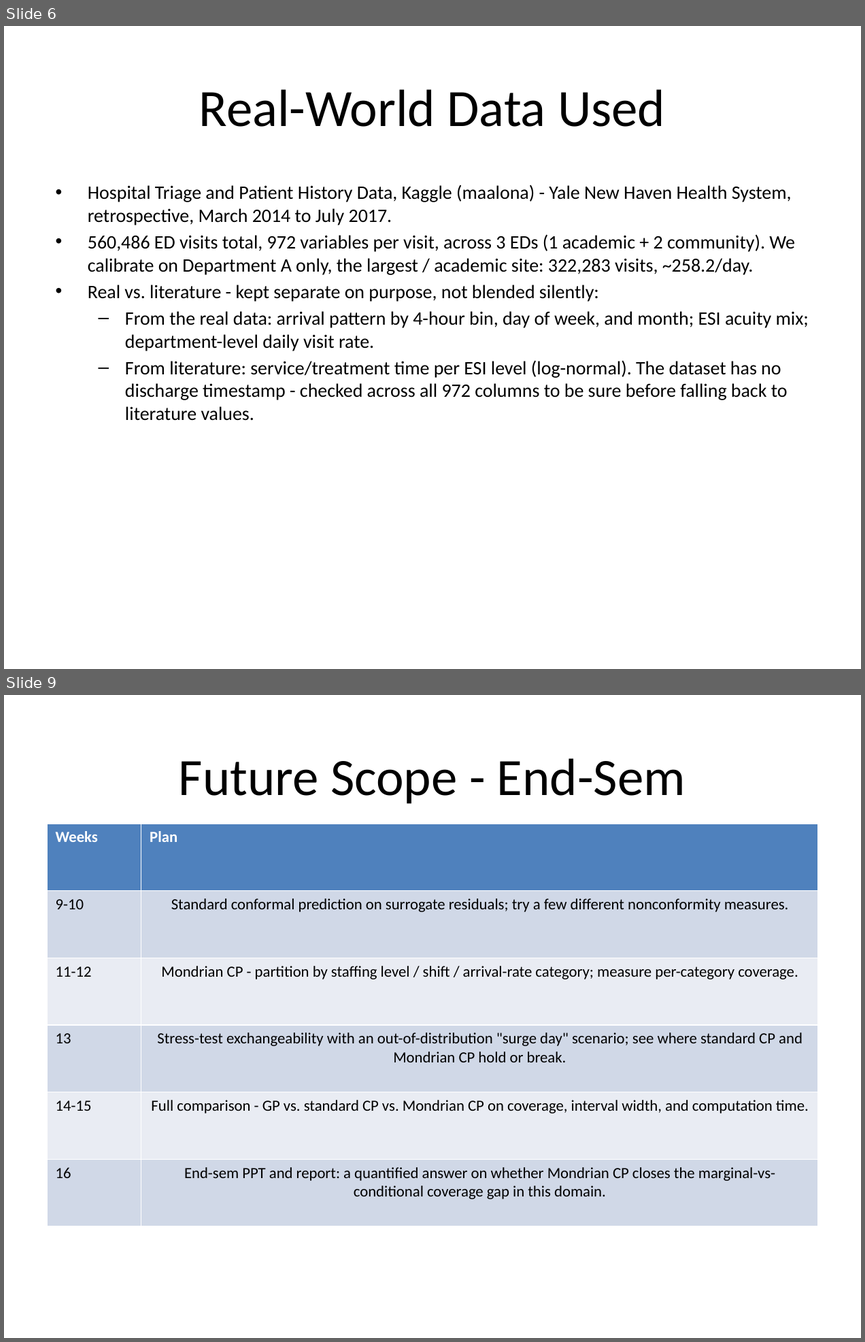
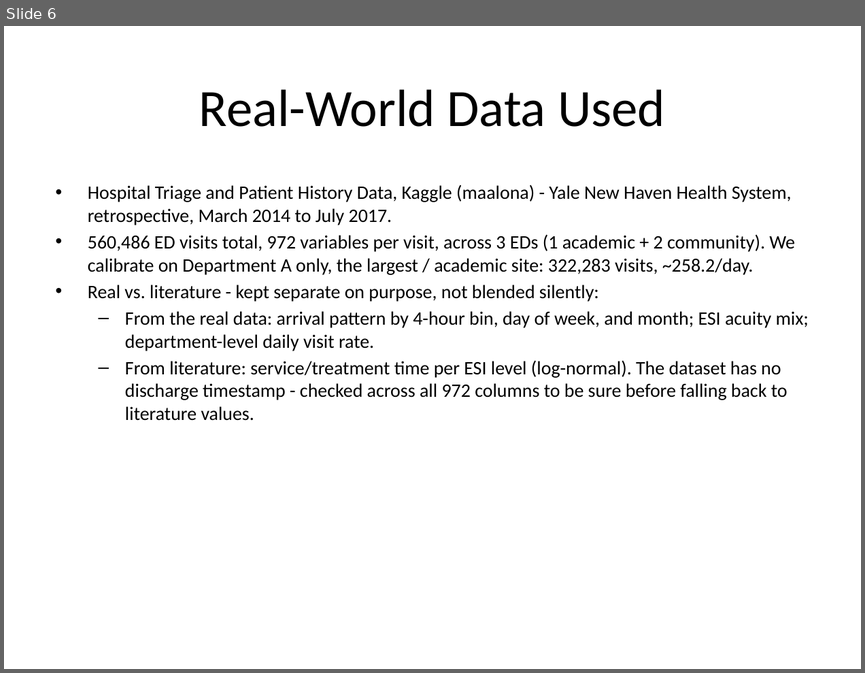
Before and after one commit to DUNE-ODYSSEY/Mondrian-Conformal-Prediction-On-Discrete-Event-Simulation, a slide deck: slides/mid_sem_presentation.pptx. Shown one above the other, each under a label of ours: slides 6 and 9 before the commit, slide 6 after it; the slides between them are not shown. The pictures are 865x1342 and 865x673 pixels, drawn with LibreOffice and Linux fonts; fonts in the diff are those of the drawing. Boxes give left, top, right and bottom in pixels: in the first picture for what was removed or moved away, otherwise in the second. Text is boxed around its words. In the diff, an @@ line names an element or a change of style, - is before the commit and + after.

Commit message:
Update mid-sem PPT with real final results, not the mid-project snapshot
The deck still had a literature-review slide explicitly marked as a
placeholder (counts unknown at the time) and a "Future Scope - End-Sem"
slide describing weeks 9-16 as a future plan - both stale now that the
whole project, plus a substantial extension beyond it, is complete.

- Slide 8: real literature review numbers (30 papers, 5 categories, plus
  10 DES-calibration cross-check papers), replacing the "[ ]" placeholders.
- Slide 7: dropped the "~50%" framing now that this phase is long done.
- Slide 9: replaced the forward-looking weekly plan with the actual final
  result - marginal coverage comparison (GP/Standard/Mondrian, 30-repeat
  significance-tested) and the real worst-category number (68.2% pooled
  vs 90.9% Mondrian), verified against results/tables/mondrian_cp_detail.csv.
- New slide 10: summarizes the work that went beyond the original roadmap
  (CQR, CRC, ACI, weighted CP, 5-architecture benchmark, cross-site
  replication, dashboard/capacity optimization, the book report).

Also fixed a real layout bug caught by rendering each slide to PNG via
PowerPoint COM automation: slides 7 and 9's longer titles wrapped to two
lines at the default title font size and overlapped the table beneath -
fixed by reducing title font size on those two slides.

```diff
--- a/slides/mid_sem_presentation.pptx
+++ b/slides/mid_sem_presentation.pptx
@@ slide 9 removed at box(4, 695, 861, 1338), background #FFFFFF @@
@@ title removed at box(179, 758, 685, 804) @@
-Future Scope - End-Sem
@@ table removed at box(47, 824, 818, 1226), 6 rows, 2 columns @@
-Weeks | Plan
-9-10 | Standard conformal prediction on surrogate residuals; try a few different nonconformity measures.
-11-12 | Mondrian CP - partition by staffing level / shift / arrival-rate category; measure per-category coverage.
-13 | Stress-test exchangeability with an out-of-distribution "surge day" scenario; see where standard CP and Mondrian CP hold or break.
-14-15 | Full comparison - GP vs. standard CP vs. Mondrian CP on coverage, interval width, and computation time.
-16 | End-sem PPT and report: a quantified answer on whether Mondrian CP closes the marginal-vs-conditional coverage gap in this domain.
```
Also in this commit, not shown: 2 slides changed, 2 slides added, 1 other file.
